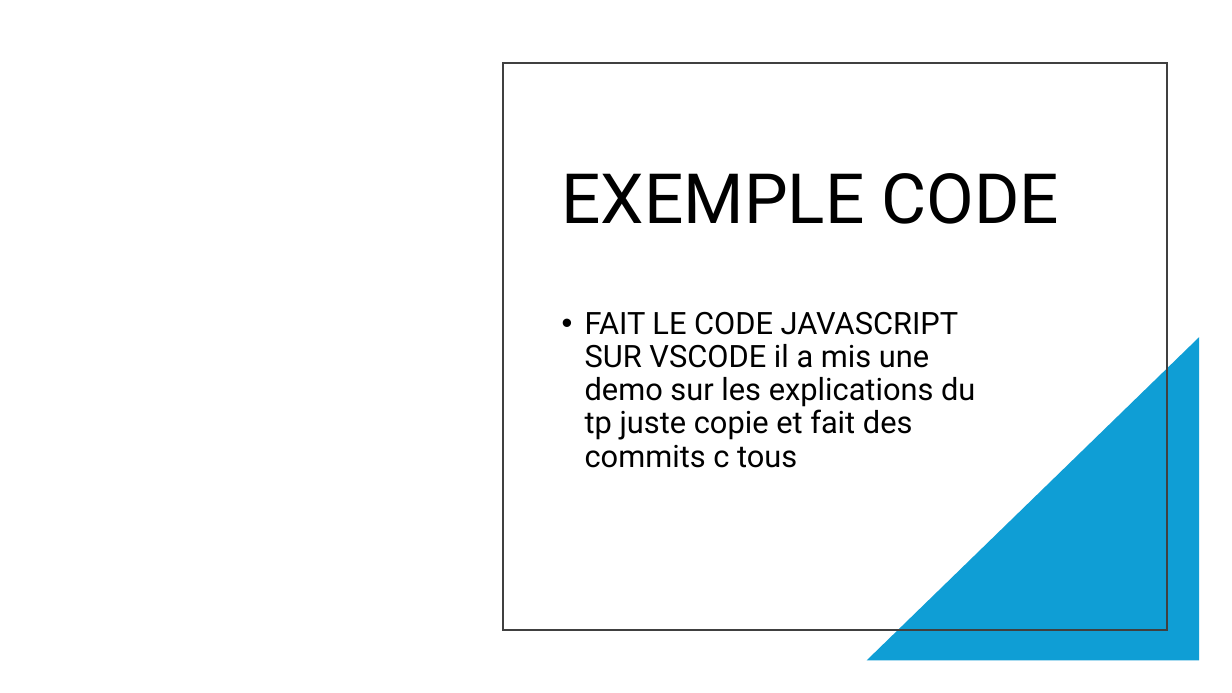
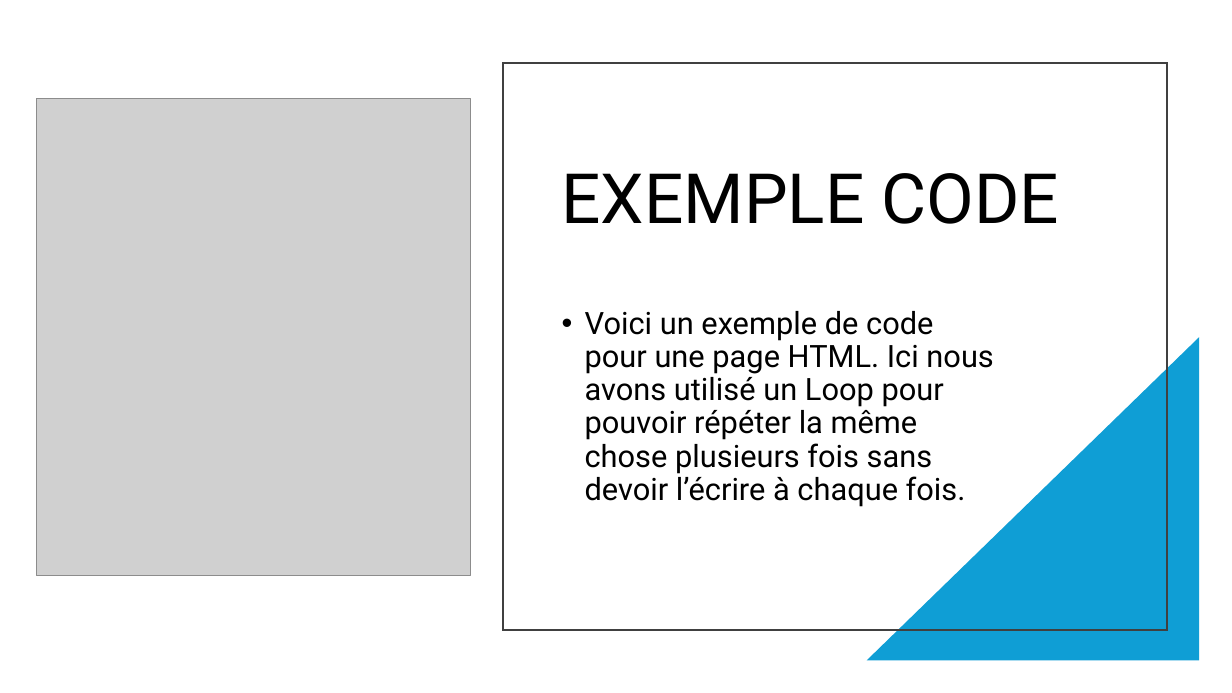
Before and after one commit to HugoSiriphong/TPSecurity, a slide deck: slide 23 of TP PROJET SCRUMDevSecOps.pptx. Drawn at 1232x693 pixels with LibreOffice and Linux fonts; fonts in the diff are those of the drawing; grey boxes stand for pictures. Boxes give left, top, right and bottom in pixels: in the first picture for what was removed or moved away, otherwise in the second. Text is boxed around its words. In the diff, an @@ line names an element or a change of style, - is before the commit and + after.

Commit message:
Modification du PowerPoint

```diff
--- a/TP PROJET SCRUMDevSecOps.pptx
+++ b/TP PROJET SCRUMDevSecOps.pptx
@@ picture added at (36,99,470,576) @@
@@ text at (585,311,993,507): text changed @@
-• FAIT LE CODE JAVASCRIPT SUR VSCODE il a mis une demo sur les explications du tp juste copie et fait des commits c tous
+• Voici un exemple de code pour une page HTML. Ici nous avons utilisé un Loop pour pouvoir répéter la même chose plusieurs fois sans devoir l’écrire à chaque fois.
```
